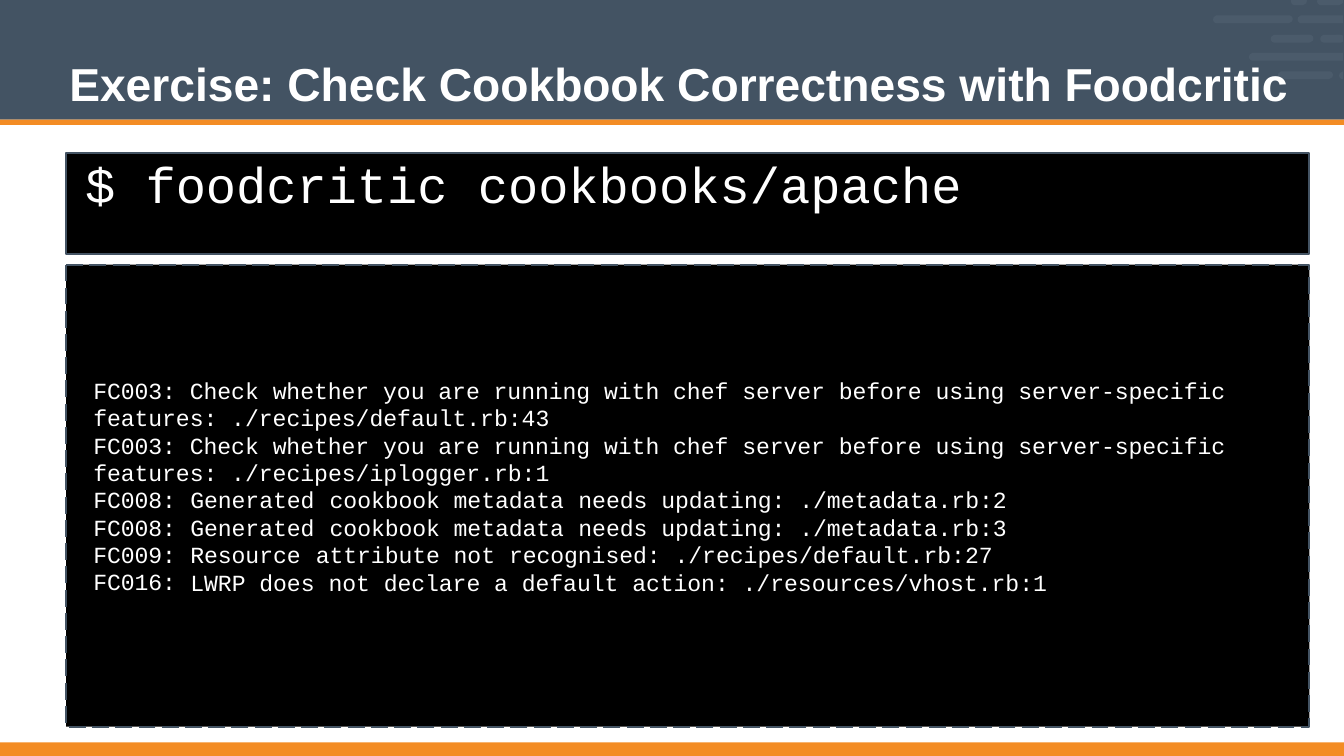
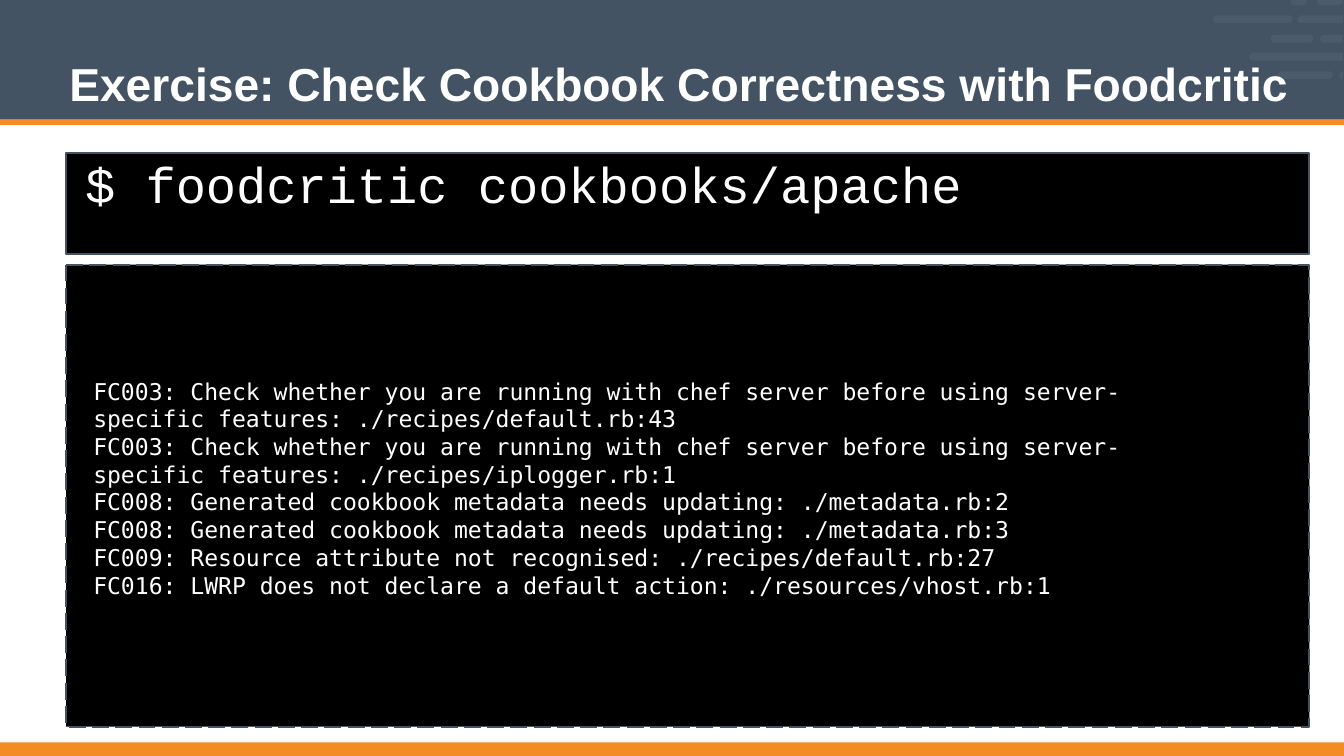
Before and after one commit to vinyar/chef-intermediate, a slide deck: slide 9 of Modules/10-Chef_Intermediate.pptx. Drawn at 1344x756 pixels with LibreOffice and Linux fonts; fonts in the diff are those of the drawing. Boxes give left, top, right and bottom in pixels: in the first picture for what was removed or moved away, otherwise in the second. Text is boxed around its words. In the diff, an @@ line names an element or a change of style, - is before the commit and + after.

```diff
--- a/Modules/10-Chef_Intermediate.pptx
+++ b/Modules/10-Chef_Intermediate.pptx
@@ text at [93,382,1120,488]: font Courier New to DejaVu Sans Mono, letter spacing -0.1 to 0 pt in "FC003: Check whether you are running with ...", "FC003: Check whether you are running with ..."; line spacing 26pt to 1 @@
@@ text at [93,492,1050,596]: paragraphs added @@
+FC008: Generated cookbook metadata needs updating: ./metadata.rb:2
+FC008: Generated cookbook metadata needs updating: ./metadata.rb:3
+FC009: Resource attribute not recognised: ./recipes/default.rb:27
+FC016: LWRP does not declare a default action: ./resources/vhost.rb:1
@@ text removed at [93,492,176,591] @@
-FC008: FC008: FC009: FC016:
@@ text removed at [190,492,314,564] @@
-Generated Generated Resource
@@ text removed at [316,492,440,564] @@
-cookbook cookbook attribute
@@ text removed at [454,492,564,537] @@
-metadata metadata
@@ text removed at [578,492,1007,541] @@
-needs updating: ./metadata.rb:2 needs updating: ./metadata.rb:3
@@ text removed at [454,547,993,568] @@
-not recognised: ./recipes/default.rb:27
@@ text removed at [190,574,1047,592] @@
-LWRP does not declare a default action: ./resources/vhost.rb:1
```
Also in this commit, not shown: 13 other slides changed.
